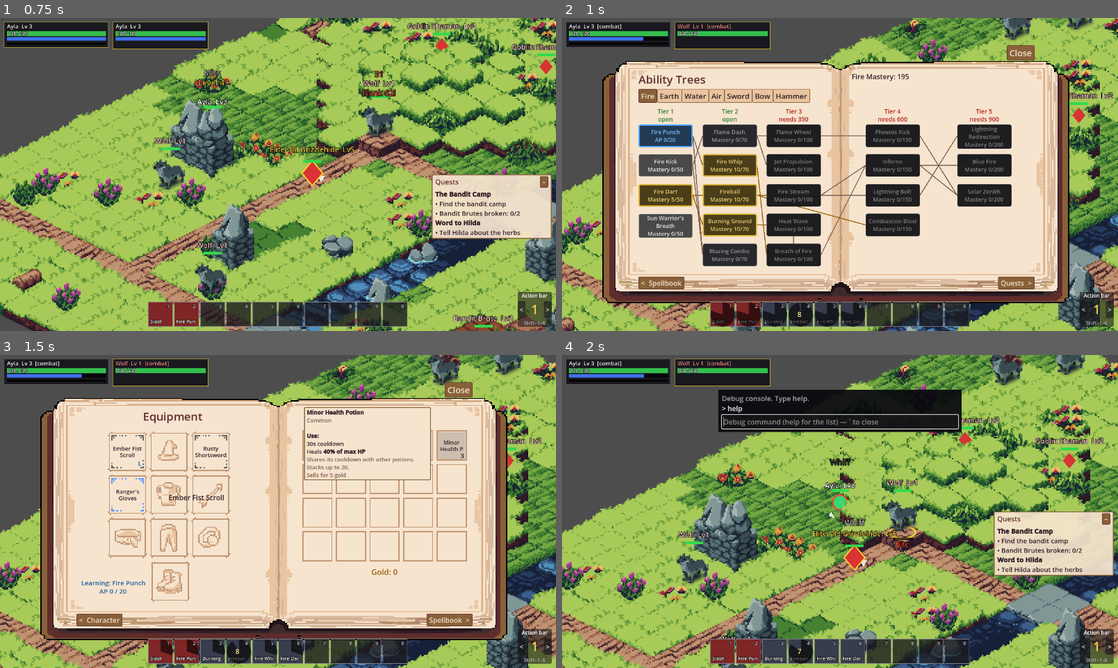
Above: before the commit, frames 1-4 (two rows, left to right).
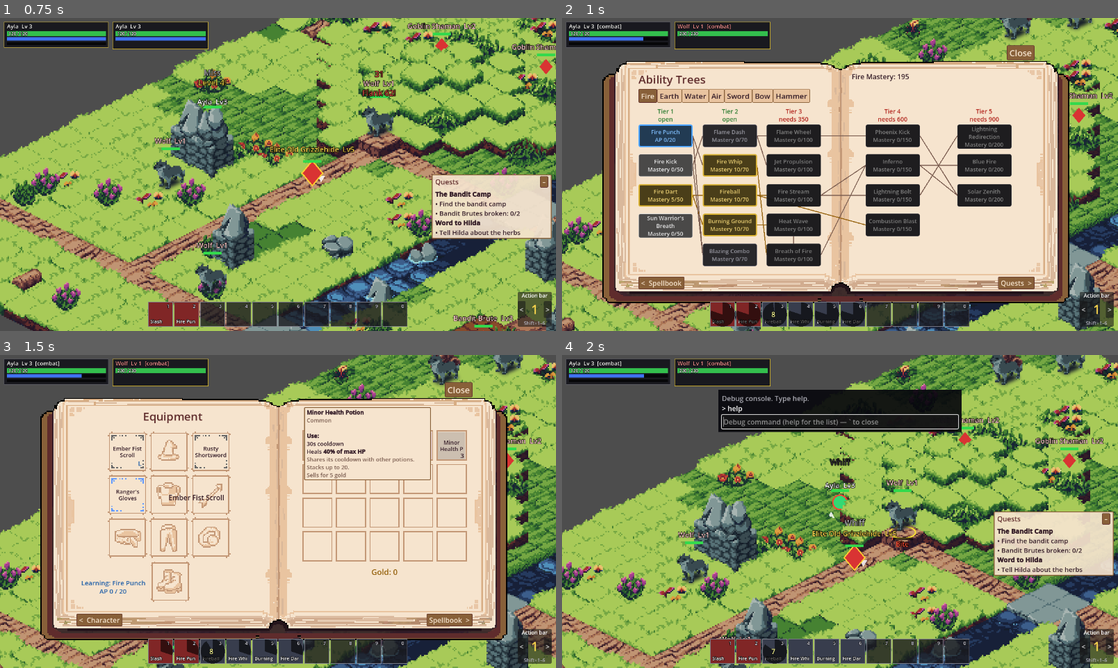
Above: after the commit, the same moments.

Repository: victorduvergermacarons-lang/Final-Wars
Game: Godot game, scene res://tests/visual/shots.tscn
Two runs of this game, one before a commit and one after it. Both use one fixed random seed, a clock stepped at 60 frames per second and the inputs below. This scene is started directly instead of the project's main scene.
Inputs (mouse positions are in pixels of both pictures, inside the frame that each line leads up to):
- Up to frame 1 (0.75 s): tap Enter at 0.5 s; drag from (55, 33) to (333, 105) at 0.52 s
- Up to frame 2 (1 s): no input
- Up to frame 3 (1.5 s): drag from (127, 452) to (250, 574) at 1.27 s
- Up to frame 4 (2 s): no input

Frame 1 is identical in both runs. In frame 2, 0.1% of the frame differs, in the area x 36-50%, y 90-99%; in frame 3, 0.3%; in frame 4, 0.5%.

Commit message:
Game speed slider in the Escape menu's Gameplay test tab
Scales every fight step (heroes and enemies) from x0.1 to x2; host-only,
allowed where the debug console is.

Co-Authored-By: Claude Opus 5.5 <noreply@anthropic.com>

Diff:
--- a/data/defs/combat_rules.gd
+++ b/data/defs/combat_rules.gd
@@ -29,6 +29,12 @@
 @export var combat_step_min_seconds: float = 0.5
 ## Speed at which the step cooldown is halved (before the floor applies).
 @export var speed_half_point: float = 100.0
+## Game speed in fights (a test setting: the Escape menu's Gameplay test tab):
+## every fight step, heroes' and enemies', takes its time divided by this. 2 = twice
+## as fast, 0.1 = ten times slower. Ability timings aren't affected.
+@export_range(0.1, 2.0) var combat_speed: float = 1.0
+const COMBAT_SPEED_MIN := 0.1
+const COMBAT_SPEED_MAX := 2.0
 
 @export_group("Abilities")
 @export var gcd_seconds: float = 1.0
--- a/net/intents.gd
+++ b/net/intents.gd
@@ -86,6 +86,11 @@
 			if typeof(line) != TYPE_STRING or line.length() > 200:
 				return {}
 			out.line = line
+		"game_speed":
+			var value = raw.get("value")
+			if typeof(value) != TYPE_FLOAT and typeof(value) != TYPE_INT:
+				return {}
+			out.value = clampf(float(value), CombatRules.COMBAT_SPEED_MIN, CombatRules.COMBAT_SPEED_MAX)
 		"accept_quest", "turn_in_quest", "abandon_quest":
 			var quest = raw.get("quest")
 			if typeof(quest) != TYPE_STRING and typeof(quest) != TYPE_STRING_NAME:
--- a/sim/world_sim.gd
+++ b/sim/world_sim.gd
@@ -25,6 +25,7 @@
 ##   {"type": "learn", "slot": EquipSlot.Id}   (the worn weapon becomes the learning item)
 ##   {"type": "stop_learning"}
 ##   {"type": "debug", "line": String}   (debug console; only if debug_content is set)
+##   {"type": "game_speed", "value": float}   (fight step speed, 0.1–2; same rule as debug)
 ## Output: step() returns the tick's events (plain Dictionaries) for clients/UI.
 ## Invalid intents produce {"type": "rejected", "target": hero, "intent", "reason"}.
 
@@ -342,7 +343,7 @@
 	cancel_cast(actor, "moved") # moving cancels anything with a cast bar: cast, channel, wind-up
 	if not actor is Hero:
 		actor.face(to - from) # heroes face the mouse, not where they walk
-	var step_cd := actor.combat_step_cooldown(rules, now) * actor.buffs.step_multiplier(now)
+	var step_cd := actor.combat_step_cooldown(rules, now) * actor.buffs.step_multiplier(now) / rules.combat_speed
 	if walk_seconds < 0.0:
 		walk_seconds = rules.walk_tile_seconds
 		# Animated creatures glide over their whole step in combat, so their run
@@ -858,6 +859,15 @@
 				for e in r.events:
 					emit(e)
 				emit({"type": "debug", "target": hero.id, "ok": r.ok, "text": r.text})
+		"game_speed":
+			# A test setting, allowed when the debug console is (rules are shared by
+			# every zone, so it changes every fight in the world).
+			if debug_content == null:
+				reason = "debug_disabled"
+			else:
+				rules.combat_speed = clampf(intent.get("value", 1.0), CombatRules.COMBAT_SPEED_MIN,
+						CombatRules.COMBAT_SPEED_MAX)
+				emit({"type": "game_speed", "value": rules.combat_speed})
 		"destroy_item":
 			var index: int = intent.get("index", -1)
 			var item := hero.bag.item_at(index)
--- a/tests/unit/test_debug_commands.gd
+++ b/tests/unit/test_debug_commands.gd
@@ -106,6 +106,25 @@
 	assert_eq(hero.level, 1)
 
 
+func test_game_speed_is_set_by_the_host_and_refused_without_debug() -> void:
+	world.submit(hero.id, {"type": "game_speed", "value": 1.5})
+	var events := world.step()
+	assert_eq(db.rules.combat_speed, 1.5)
+	assert_true(events.any(func(e): return e.type == "game_speed" and e.value == 1.5))
+	world.enable_debug(null)
+	world.submit(hero.id, {"type": "game_speed", "value": 0.5})
+	events = world.step()
+	assert_true(events.any(func(e): return e.type == "rejected" and e.reason == "debug_disabled"))
+	assert_eq(db.rules.combat_speed, 1.5)
+	db.rules.combat_speed = 1.0
+
+
+func test_game_speed_intent_is_clamped() -> void:
+	assert_eq(Intents.sanitize({"type": "game_speed", "value": 5}).value, CombatRules.COMBAT_SPEED_MAX)
+	assert_eq(Intents.sanitize({"type": "game_speed", "value": 0.0}).value, CombatRules.COMBAT_SPEED_MIN)
+	assert_eq(Intents.sanitize({"type": "game_speed", "value": "fast"}), {})
+
+
 func test_intent_shape_is_checked() -> void:
 	assert_eq(Intents.sanitize({"type": "debug", "line": 5}), {})
 	assert_eq(Intents.sanitize({"type": "debug", "line": "x".repeat(300)}), {})
--- a/tests/unit/test_world_sim.gd
+++ b/tests/unit/test_world_sim.gd
@@ -187,6 +187,35 @@
 	assert_eq(_rejections(world.step()), [])
 
 
+func test_game_speed_scales_the_combat_step_cooldown() -> void:
+	rules.combat_speed = 2.0
+	_place(a, Vector2i(6, 1))
+	world.step()
+	world.submit(a.id, {"type": "step", "to": Vector2i(6, 2)})
+	world.step()
+	world.advance(rules.walk_tile_seconds)
+	var cd := StatCalc.combat_step_cooldown(a.current_stats(world.now).speed, rules)
+	assert_gt(cd / 2.0, rules.walk_tile_seconds, "(the test needs the walk to end first)")
+	world.advance(cd / 2.0 - rules.walk_tile_seconds + rules.tick_seconds)
+	world.submit(a.id, {"type": "step", "to": Vector2i(6, 3)})
+	assert_eq(_rejections(world.step()), [], "twice as fast: half the step cooldown")
+
+
+func test_slow_game_speed_lengthens_the_combat_step_cooldown() -> void:
+	rules.combat_speed = 0.5
+	_place(a, Vector2i(6, 1))
+	world.step()
+	world.submit(a.id, {"type": "step", "to": Vector2i(6, 2)})
+	world.step()
+	var cd := StatCalc.combat_step_cooldown(a.current_stats(world.now).speed, rules)
+	world.advance(cd + rules.walk_tile_seconds)
+	world.submit(a.id, {"type": "step", "to": Vector2i(6, 3)})
+	assert_eq(_rejections(world.step()), ["not_ready"], "half as fast: double the step cooldown")
+	world.advance(cd)
+	world.submit(a.id, {"type": "step", "to": Vector2i(6, 3)})
+	assert_eq(_rejections(world.step()), [])
+
+
 func test_healer_joins_combat_by_healing() -> void:
 	_place(a, Vector2i(6, 1))
 	world.step()
--- a/tests/visual/shots.gd
+++ b/tests/visual/shots.gd
@@ -419,6 +419,8 @@
 	await _shot("38_escape_menu_log")
 	hud.game_menu.find_children("*", "TabContainer", true, false)[0].current_tab = 1
 	await _shot("38b_escape_menu_controls")
+	hud.game_menu.find_children("*", "TabContainer", true, false)[0].current_tab = 3
+	await _shot("38d_escape_menu_gameplay_test")
 	hud.game_menu.visible = false
 	hud._fold_tracker(true)
 	await _shot("38c_tracker_folded")
--- a/ui/hud/game_menu.gd
+++ b/ui/hud/game_menu.gd
@@ -1,8 +1,9 @@
 class_name GameMenu
 extends PanelContainer
-## The Escape menu: Resume, Keybinds, Leave game, and three tabs: the message log
+## The Escape menu: Resume, Keybinds, Leave game, and four tabs: the message log
 ## (everything that has happened this session), the controls (every how-to that
-## used to sit on screen and in the menus), and how keybinding works. Plain boxes
+## used to sit on screen and in the menus), how keybinding works, and test settings
+## (game speed in fights). Plain boxes
 ## for now (Godot's default look), not the menu book.
 
 const CONTROLS := """[b]Moving and fighting[/b]
@@ -46,6 +47,8 @@
 var _log: RichTextLabel
 var _shown_lines := -1
 var _bind: Button
+var _speed_slider: HSlider
+var _speed_box: SpinBox
 
 
 func _init(p_hud: Hud) -> void:
@@ -80,7 +83,63 @@
 	_log.scroll_following = true
 	_text_tab(tabs, "Controls").text = CONTROLS
 	_text_tab(tabs, "Keybinds").text = KEYBINDS
+	tabs.add_child(_speed_tab())
 	visible = false
+
+
+## "Gameplay test": the game speed in fights (CombatRules.combat_speed), as a slider
+## and a box for an exact value. Sent to the host, which applies it to everyone.
+func _speed_tab() -> Control:
+	var page := VBoxContainer.new()
+	page.name = "Gameplay test"
+	page.add_theme_constant_override("separation", 10)
+	var about := Label.new()
+	about.text = "Game speed in fights: how fast every step in combat goes, for heroes and\nenemies alike. ×2 = twice as fast, ×0.1 = ten times slower. Ability cooldowns,\nwind-ups and projectiles don't change. Applies to everyone in the session\n(debug builds only)."
+	page.add_child(about)
+	var row := HBoxContainer.new()
+	row.add_theme_constant_override("separation", 10)
+	page.add_child(row)
+	var label := Label.new()
+	label.text = "Game speed ×"
+	row.add_child(label)
+	_speed_slider = HSlider.new()
+	_speed_slider.min_value = CombatRules.COMBAT_SPEED_MIN
+	_speed_slider.max_value = CombatRules.COMBAT_SPEED_MAX
+	_speed_slider.step = 0.05
+	_speed_slider.size_flags_horizontal = Control.SIZE_EXPAND_FILL
+	_speed_slider.size_flags_vertical = Control.SIZE_SHRINK_CENTER
+	_speed_slider.focus_mode = Control.FOCUS_NONE
+	row.add_child(_speed_slider)
+	_speed_box = SpinBox.new()
+	_speed_box.min_value = CombatRules.COMBAT_SPEED_MIN
+	_speed_box.max_value = CombatRules.COMBAT_SPEED_MAX
+	_speed_box.step = 0.01
+	_speed_box.custom_minimum_size.x = 100
+	row.add_child(_speed_box)
+	page.add_child(_button("Reset to ×1", func(): _set_speed(1.0)))
+	show_speed(hud.session.rules().combat_speed)
+	# Dragging sends only on release, so the host isn't flooded while dragging.
+	_speed_slider.value_changed.connect(func(v: float): _speed_box.set_value_no_signal(v))
+	_speed_slider.drag_ended.connect(func(changed: bool):
+		if changed:
+			_set_speed(_speed_slider.value))
+	_speed_box.value_changed.connect(_set_speed)
+	return page
+
+
+## Shows `value` without sending it (the host's answer, or the value on opening).
+func show_speed(value: float) -> void:
+	_speed_slider.set_value_no_signal(value)
+	_speed_box.set_value_no_signal(value)
+
+
+func _set_speed(value: float) -> void:
+	show_speed(value)
+	hud.session.send_intent({"type": "game_speed", "value": value})
+
+
+static func speed_text(value: float) -> String:
+	return String.num(value, 2)
 
 
 func _process(_delta: float) -> void:
--- a/ui/hud/hud.gd
+++ b/ui/hud/hud.gd
@@ -12,6 +12,7 @@
 const TRACKER_WIDTH := 260.0
 const TRACKER_FONT_SIZE := 15
 const REASONS := {
+	"debug_disabled": "The host doesn't allow test settings (debug builds only)",
 	"out_of_range": "Out of range",
 	"no_line_of_sight": "Target not in line of sight",
 	"not_enough_mana": "Not enough mana",
@@ -491,6 +492,12 @@
 			console.show_result({"ok": false, "text": "The host doesn't allow debug commands (debug builds only)."})
 			continue
 		match e.type:
+			"game_speed":
+				# The host set it in its own rules; a remote client copies it (the host's
+				# own copy is the same object).
+				session.rules().combat_speed = e.value
+				game_menu.show_speed(e.value)
+				client.say("Game speed in fights: ×%s." % GameMenu.speed_text(e.value))
 			"joined":
 				client.say("%s joined the game." % e.name)
 			"left":
Not shown, changed: CLAUDE.md
